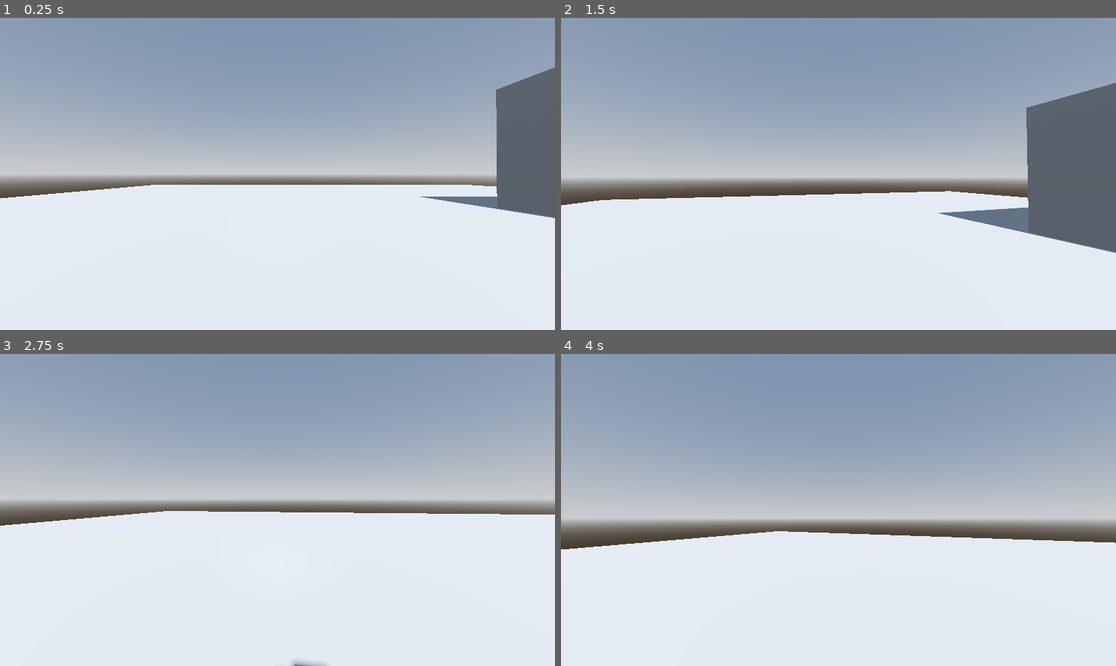
Above: before the commit, frames 1-4 (two rows, left to right).
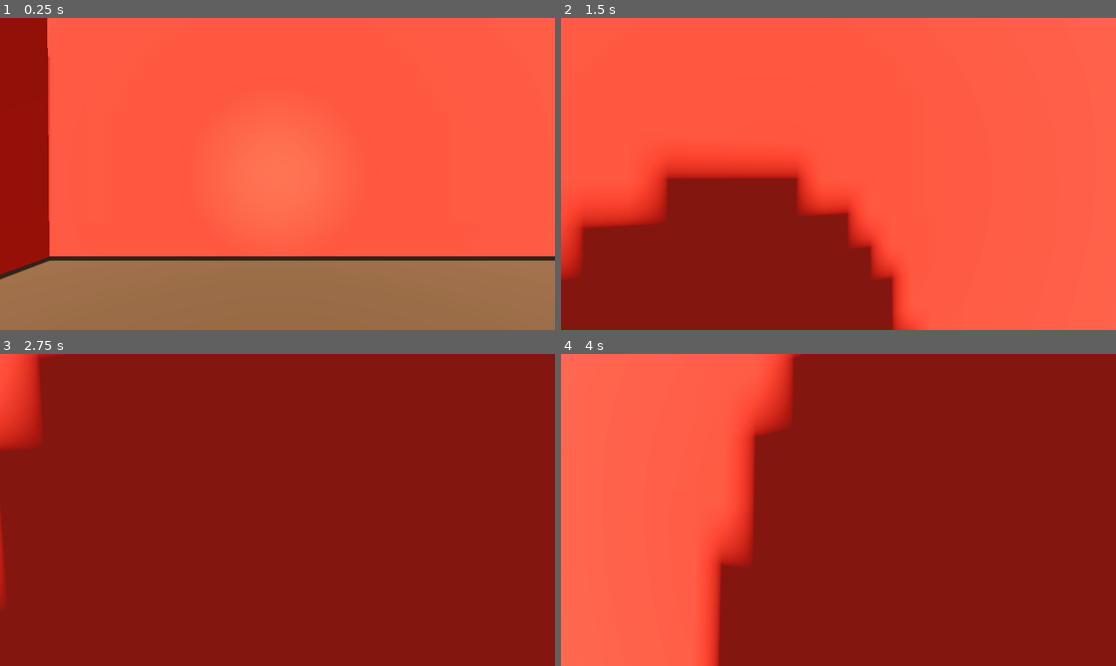
Above: after the commit, the same moments.

Repository: christiannoll/Basic3DGame
Game: Godot game, scene res://Scenes/level.tscn
Same seed, same stepped clock (60 frames per second), same inputs: the game is played once before the commit and once after it.
Inputs (mouse positions are in pixels of both pictures, inside the frame that each line leads up to):
- Up to frame 1 (0.25 s): no input
- Up to frame 2 (1.5 s): tap Enter at 0.5 s; move the mouse to (866, 174) at 0.52 s; hold W (forward) from 0.53 s (still down); tap F (flashlight) at 0.6 s; tap Space (jump) at 0.77 s; move the mouse to (810, 174) at 1.27 s; tap Shift (sprint) at 1.35 s
- Up to frame 3 (2.75 s): keep holding W (forward); tap Space (jump) at 1.52 s; move the mouse to (288, 503) at 2.02 s; tap F (flashlight) at 2.1 s
- Up to frame 4 (4 s): keep holding W (forward); move the mouse to (832, 516) at 2.77 s; tap Shift (sprint) at 2.85 s; tap Space (jump) at 3.02, 3.77 s; move the mouse to (877, 513) at 3.52 s; tap F (flashlight) at 3.6 s

The runs differ from the first frame. In frame 1, 100% of the frame differs, in the area x 0-100%, y 0-100%; in frame 2, 100%; in frame 3, 100%; in frame 4, 100%.

Commit message:
Added colors to the first level

Diff:
--- /dev/null
+++ b/Materials/floor.tres
@@ -0,0 +1,4 @@
+[gd_resource type="StandardMaterial3D" format=3 uid="uid://dxvaw0qc8u2rd"]
+
+[resource]
+albedo_color = Color(0.3254902, 0.19607843, 0.08235294, 1)
--- /dev/null
+++ b/Materials/wall.tres
@@ -0,0 +1,4 @@
+[gd_resource type="StandardMaterial3D" format=3 uid="uid://bnxvyht4twwum"]
+
+[resource]
+albedo_color = Color(0.8803258, 0.18677148, 0.113393, 1)
--- a/Scenes/level.tscn
+++ b/Scenes/level.tscn
@@ -1,7 +1,9 @@
-[gd_scene load_steps=8 format=3 uid="uid://bc8inpmgj57ne"]
+[gd_scene load_steps=10 format=3 uid="uid://bc8inpmgj57ne"]
 
 [ext_resource type="PackedScene" uid="uid://b611342n8rhyw" path="res://Scenes/ui.tscn" id="1_k5f4k"]
 [ext_resource type="PackedScene" uid="uid://cd3tju67xah55" path="res://Scenes/player.tscn" id="1_tumq0"]
+[ext_resource type="Material" uid="uid://bnxvyht4twwum" path="res://Materials/wall.tres" id="2_6phgx"]
+[ext_resource type="Material" uid="uid://dxvaw0qc8u2rd" path="res://Materials/floor.tres" id="2_81xng"]
 
 [sub_resource type="ProceduralSkyMaterial" id="ProceduralSkyMaterial_51e2h"]
 sky_horizon_color = Color(0.66224277, 0.6717428, 0.6867428, 1)
@@ -38,34 +40,168 @@
 shape = SubResource("BoxShape3D_51e2h")
 
 [node name="MeshInstance3D" type="MeshInstance3D" parent="floor"]
+material_override = ExtResource("2_81xng")
 mesh = SubResource("BoxMesh_tumq0")
 
 [node name="wall" type="StaticBody3D" parent="."]
-transform = Transform3D(9.999678, -0.04014214, 0, 0.08028428, 4.999839, 0, 0, 0, 10, -8.84916, 3.0780916, 9.689873)
+transform = Transform3D(9.999678, -0.04014214, 0, 0.08028428, 4.999839, 0, 0, 0, 10, -12.090753, 3.0780916, -19.89098)
 
 [node name="CollisionShape3D" type="CollisionShape3D" parent="wall"]
 shape = SubResource("BoxShape3D_51e2h")
 
 [node name="MeshInstance3D" type="MeshInstance3D" parent="wall"]
+material_override = ExtResource("2_6phgx")
+mesh = SubResource("BoxMesh_tumq0")
+
+[node name="wall6" type="StaticBody3D" parent="."]
+transform = Transform3D(9.999678, -0.04014214, 0, 0.08028428, 4.999839, 0, 0, 0, 10, 2.3136358, 3.0780916, -19.89098)
+
+[node name="CollisionShape3D" type="CollisionShape3D" parent="wall6"]
+shape = SubResource("BoxShape3D_51e2h")
+
+[node name="MeshInstance3D" type="MeshInstance3D" parent="wall6"]
+material_override = ExtResource("2_6phgx")
+mesh = SubResource("BoxMesh_tumq0")
+
+[node name="wall16" type="StaticBody3D" parent="."]
+transform = Transform3D(8.880067, -0.04017823, 0, 0.07129528, 5.0043335, 0, 0, 0, 10, 15.074113, 3.0780916, -19.89098)
+
+[node name="CollisionShape3D" type="CollisionShape3D" parent="wall16"]
+shape = SubResource("BoxShape3D_51e2h")
+
+[node name="MeshInstance3D" type="MeshInstance3D" parent="wall16"]
+material_override = ExtResource("2_6phgx")
 mesh = SubResource("BoxMesh_tumq0")
 
 [node name="wall2" type="StaticBody3D" parent="."]
-transform = Transform3D(9.999678, -0.04014214, 0, 0.08028428, 4.999839, 0, 0, 0, 10, 9.796338, 3.0780916, 9.689873)
+transform = Transform3D(10, 0.0005236007, 0, -0.0010472015, 5, 0, 0, 0, 10, 8.218276, 3.0780916, -6.4063263)
 
 [node name="CollisionShape3D" type="CollisionShape3D" parent="wall2"]
 shape = SubResource("BoxShape3D_51e2h")
 
 [node name="MeshInstance3D" type="MeshInstance3D" parent="wall2"]
+material_override = ExtResource("2_6phgx")
+mesh = SubResource("BoxMesh_tumq0")
+
+[node name="wall13" type="StaticBody3D" parent="."]
+transform = Transform3D(10, 0.0005236007, 0, -0.0010472015, 5, 0, 0, 0, 10, -0.26963234, 3.0780916, 12.023138)
+
+[node name="CollisionShape3D" type="CollisionShape3D" parent="wall13"]
+shape = SubResource("BoxShape3D_51e2h")
+
+[node name="MeshInstance3D" type="MeshInstance3D" parent="wall13"]
+material_override = ExtResource("2_6phgx")
+mesh = SubResource("BoxMesh_tumq0")
+
+[node name="wall15" type="StaticBody3D" parent="."]
+transform = Transform3D(10, 0.0005236007, 0, -0.0010472015, 5, 0, 0, 0, -1.7586768, 6.6064854, 3.0780916, 12.023138)
+
+[node name="CollisionShape3D" type="CollisionShape3D" parent="wall15"]
+shape = SubResource("BoxShape3D_51e2h")
+
+[node name="MeshInstance3D" type="MeshInstance3D" parent="wall15"]
+material_override = ExtResource("2_6phgx")
+mesh = SubResource("BoxMesh_tumq0")
+
+[node name="wall14" type="StaticBody3D" parent="."]
+transform = Transform3D(10, 0.0005236007, 0, -0.0010472015, 5, 0, 0, 0, 10, 14.540786, 3.0780916, 12.023138)
+
+[node name="CollisionShape3D" type="CollisionShape3D" parent="wall14"]
+shape = SubResource("BoxShape3D_51e2h")
+
+[node name="MeshInstance3D" type="MeshInstance3D" parent="wall14"]
+material_override = ExtResource("2_6phgx")
+mesh = SubResource("BoxMesh_tumq0")
+
+[node name="wall5" type="StaticBody3D" parent="."]
+transform = Transform3D(40.811478, 0.00052372506, 0, -0.004273784, 5.0011873, 0, 0, 0, 2.257589, -0.3645506, 3.0780916, 33.489063)
+
+[node name="CollisionShape3D" type="CollisionShape3D" parent="wall5"]
+shape = SubResource("BoxShape3D_51e2h")
+
+[node name="MeshInstance3D" type="MeshInstance3D" parent="wall5"]
+material_override = ExtResource("2_6phgx")
+mesh = SubResource("BoxMesh_tumq0")
+
+[node name="wall10" type="StaticBody3D" parent="."]
+transform = Transform3D(40.811478, 0.00052372506, 0, -0.004273784, 5.0011873, 0, 0, 0, 2.257589, -0.3645506, 3.0780916, -33.898006)
+
+[node name="CollisionShape3D" type="CollisionShape3D" parent="wall10"]
+shape = SubResource("BoxShape3D_51e2h")
+
+[node name="MeshInstance3D" type="MeshInstance3D" parent="wall10"]
+material_override = ExtResource("2_6phgx")
+mesh = SubResource("BoxMesh_tumq0")
+
+[node name="wall7" type="StaticBody3D" parent="."]
+transform = Transform3D(9.999678, -0.04014214, 0, 0.08028428, 4.999839, 0, 0, 0, 10, -4.873868, 3.0780916, -6.508011)
+
+[node name="CollisionShape3D" type="CollisionShape3D" parent="wall7"]
+shape = SubResource("BoxShape3D_51e2h")
+
+[node name="MeshInstance3D" type="MeshInstance3D" parent="wall7"]
+material_override = ExtResource("2_6phgx")
+mesh = SubResource("BoxMesh_tumq0")
+
+[node name="wall11" type="StaticBody3D" parent="."]
+transform = Transform3D(9.999678, -0.04014214, 0, 0.08028428, 4.999839, 0, 0, 0, 10, -17.472736, 3.0780916, -6.5454664)
+
+[node name="CollisionShape3D" type="CollisionShape3D" parent="wall11"]
+shape = SubResource("BoxShape3D_51e2h")
+
+[node name="MeshInstance3D" type="MeshInstance3D" parent="wall11"]
+material_override = ExtResource("2_6phgx")
+mesh = SubResource("BoxMesh_tumq0")
+
+[node name="wall12" type="StaticBody3D" parent="."]
+transform = Transform3D(9.999678, -0.04014214, 0, 0.08028428, 4.999839, 0, 0, 0, 10, -17.472736, 3.0780916, 12.21188)
+
+[node name="CollisionShape3D" type="CollisionShape3D" parent="wall12"]
+shape = SubResource("BoxShape3D_51e2h")
+
+[node name="MeshInstance3D" type="MeshInstance3D" parent="wall12"]
+material_override = ExtResource("2_6phgx")
+mesh = SubResource("BoxMesh_tumq0")
+
+[node name="wall8" type="StaticBody3D" parent="."]
+transform = Transform3D(2.2483954, -0.040391963, 0, 0.018051662, 5.030955, 0, 0, 0, 75.60145, -20.055902, 3.0780916, 0.41805267)
+
+[node name="CollisionShape3D" type="CollisionShape3D" parent="wall8"]
+shape = SubResource("BoxShape3D_51e2h")
+
+[node name="MeshInstance3D" type="MeshInstance3D" parent="wall8"]
+material_override = ExtResource("2_6phgx")
+mesh = SubResource("BoxMesh_tumq0")
+
+[node name="wall9" type="StaticBody3D" parent="."]
+transform = Transform3D(2.2483954, -0.040391963, 0, 0.018051662, 5.030955, 0, 0, 0, 75.60145, 20.321516, 3.0780916, 0.41805267)
+
+[node name="CollisionShape3D" type="CollisionShape3D" parent="wall9"]
+shape = SubResource("BoxShape3D_51e2h")
+
+[node name="MeshInstance3D" type="MeshInstance3D" parent="wall9"]
+material_override = ExtResource("2_6phgx")
 mesh = SubResource("BoxMesh_tumq0")
 
 [node name="wall3" type="StaticBody3D" parent="."]
-transform = Transform3D(9.999678, -0.04014214, 0, 0.08028428, 4.999839, 0, 0, 0, 10, 9.796338, 3.0780916, -9.501669)
+transform = Transform3D(1.3869244, -0.040419728, 0, 0.011135181, 5.0344133, 0, 0, 0, 10, 1.2266407, 3.0780916, -29.585672)
 
 [node name="CollisionShape3D" type="CollisionShape3D" parent="wall3"]
 shape = SubResource("BoxShape3D_51e2h")
 
 [node name="MeshInstance3D" type="MeshInstance3D" parent="wall3"]
+material_override = ExtResource("2_6phgx")
+mesh = SubResource("BoxMesh_tumq0")
+
+[node name="wall4" type="StaticBody3D" parent="."]
+transform = Transform3D(1.3869244, -0.040419724, 0, 0.011135172, 5.0344095, -0.012042768, 1.340984e-05, 0.006062828, 9.999994, -9.069509, 3.0780916, -29.585672)
+
+[node name="CollisionShape3D" type="CollisionShape3D" parent="wall4"]
+shape = SubResource("BoxShape3D_51e2h")
+
+[node name="MeshInstance3D" type="MeshInstance3D" parent="wall4"]
+material_override = ExtResource("2_6phgx")
 mesh = SubResource("BoxMesh_tumq0")
 
 [node name="Player" parent="." instance=ExtResource("1_tumq0")]
-transform = Transform3D(1, 0, 0, 0, 1, 0, 0, 0, 1, -4.4745345, 1.5, -5.5791144)
+transform = Transform3D(1, 0, 0, 0, 1, 0, 0, 0, 1, -4.4745345, 1.5, -28.98865)
